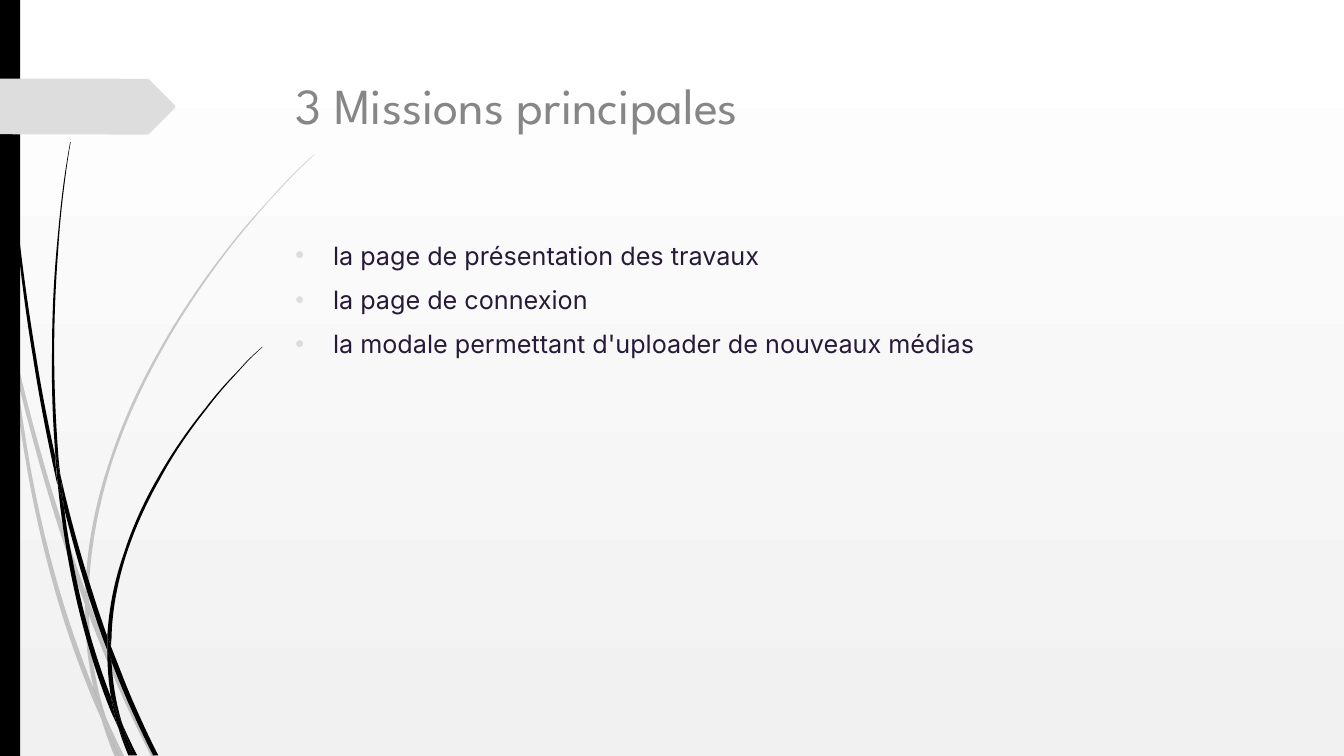
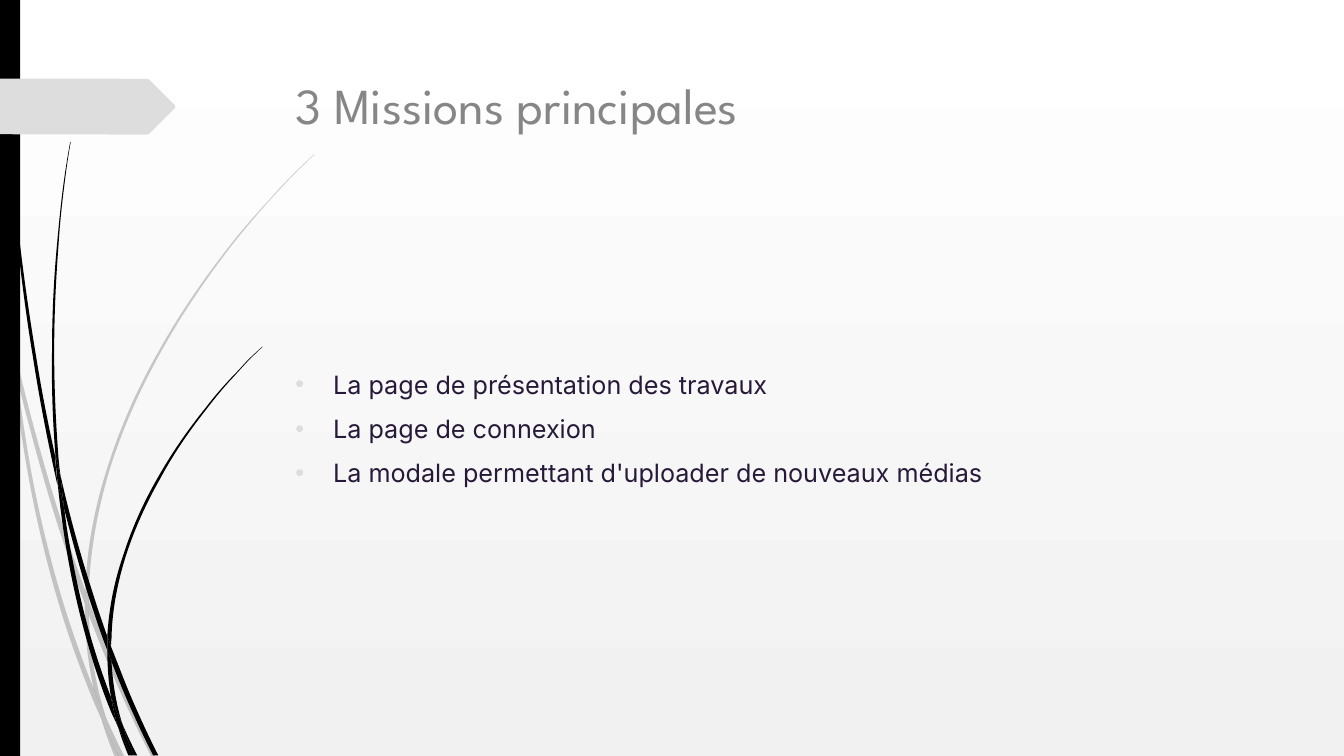
Before and after one commit to Oleome/Portfolio-architecte-sophie-bluel, a slide deck: slide 2 of Projet 3.ppt. Drawn at 1344x756 pixels with LibreOffice and Linux fonts; fonts in the diff are those of the drawing. Boxes give left, top, right and bottom in pixels: in the first picture for what was removed or moved away, otherwise in the second. Text is boxed around its words. In the diff, an @@ line names an element or a change of style, - is before the commit and + after.

```diff
--- a/Projet 3.ppt
+++ b/Projet 3.ppt
@@ text "La page de présentation des ..." at (333, 375, 983, 487): vertical alignment top to middle @@
@@ text at (333, 375, 983, 487): text changed @@
-• la page de présentation des travaux
-• la page de connexion
-• la modale permettant d'uploader de nouveaux médias
+• La page de présentation des travaux
+• La page de connexion
+• La modale permettant d'uploader de nouveaux médias
```
Also in this commit, not shown: 7 other slides changed.
